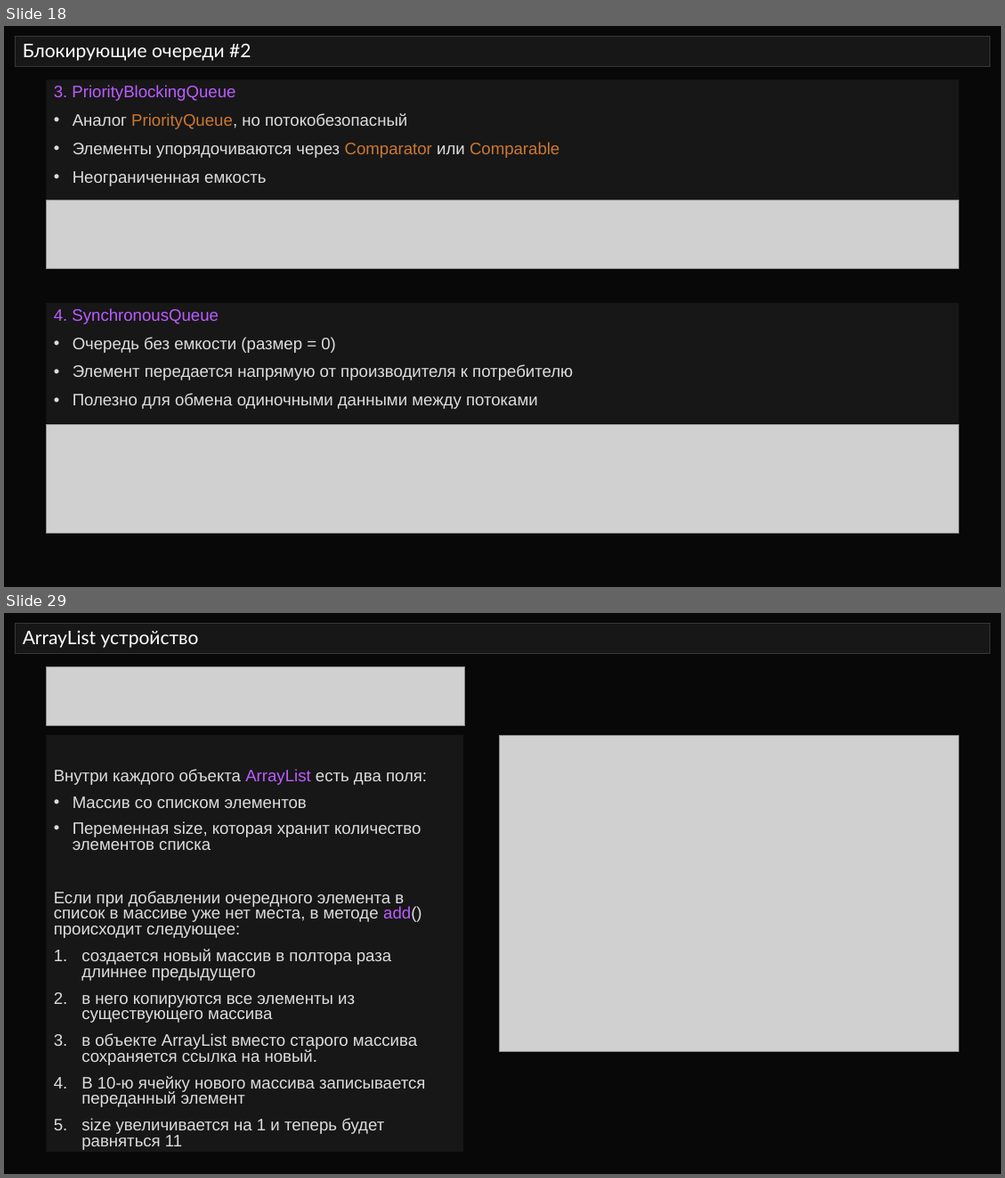
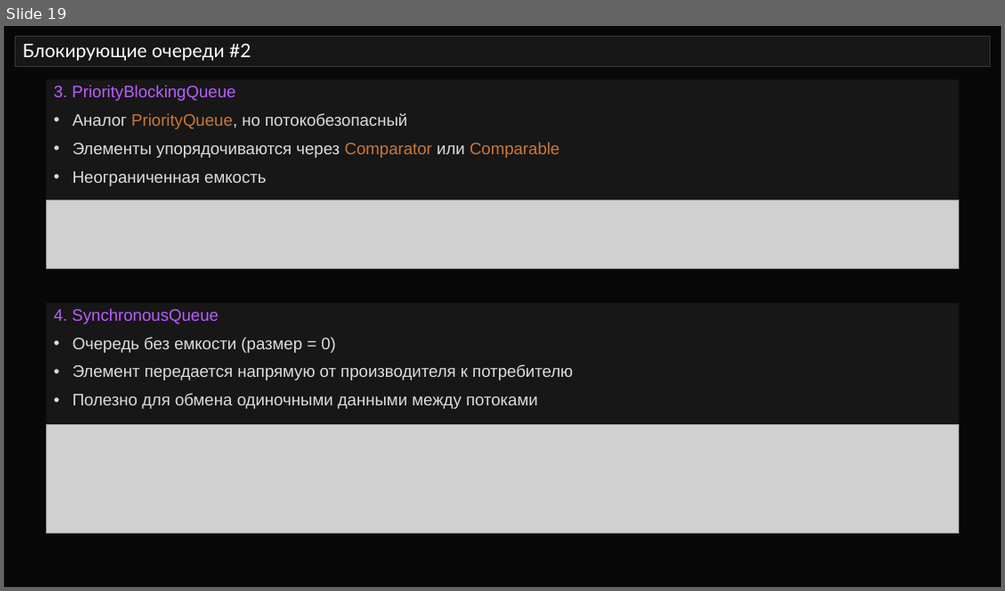
Before and after one commit to semusv/SIB_Concurrent, a slide deck: Concurrent_v1.pptx. Shown one above the other, each under a label of ours: slides 18 and 29 before the commit, slide 19 after it; the slides between them are not shown. The pictures are 1005x1178 and 1005x591 pixels, drawn with LibreOffice and Linux fonts; fonts in the diff are those of the drawing; grey boxes stand for pictures. Boxes give left, top, right and bottom in pixels: in the first picture for what was removed or moved away, otherwise in the second. Text is boxed around its words. In the diff, an @@ line names an element or a change of style, - is before the commit and + after.

```diff
--- a/Concurrent_v1.pptx
+++ b/Concurrent_v1.pptx
@@ slide 29 removed at box(4, 613, 1001, 1174), background #080808 @@
@@ title removed at box(16, 624, 990, 653) @@
-ArrayList устройство
@@ picture removed at box(46, 666, 464, 726) @@
@@ text removed at box(46, 735, 463, 1151) @@
-Внутри каждого объекта ArrayList есть два поля:
-• Массив со списком элементов
-• Переменная size, которая хранит количество элементов списка
-Если при добавлении очередного элемента в список в массиве уже нет места, в методе add() происходит следующее:
-1. создается новый массив в полтора раза длиннее предыдущего
-2. в него копируются все элементы из существующего массива
-3. в объекте ArrayList вместо старого массива сохраняется ссылка на новый.
-4. В 10-ю ячейку нового массива записывается переданный элемент
-5. size увеличивается на 1 и теперь будет равняться 11
@@ picture removed at box(499, 736, 959, 1051) @@
@@ what was slide 18 is now slide 19 @@
```
Also in this commit, not shown: 2 slides changed, 7 slides added, 32 other slides removed, 6 other files.
